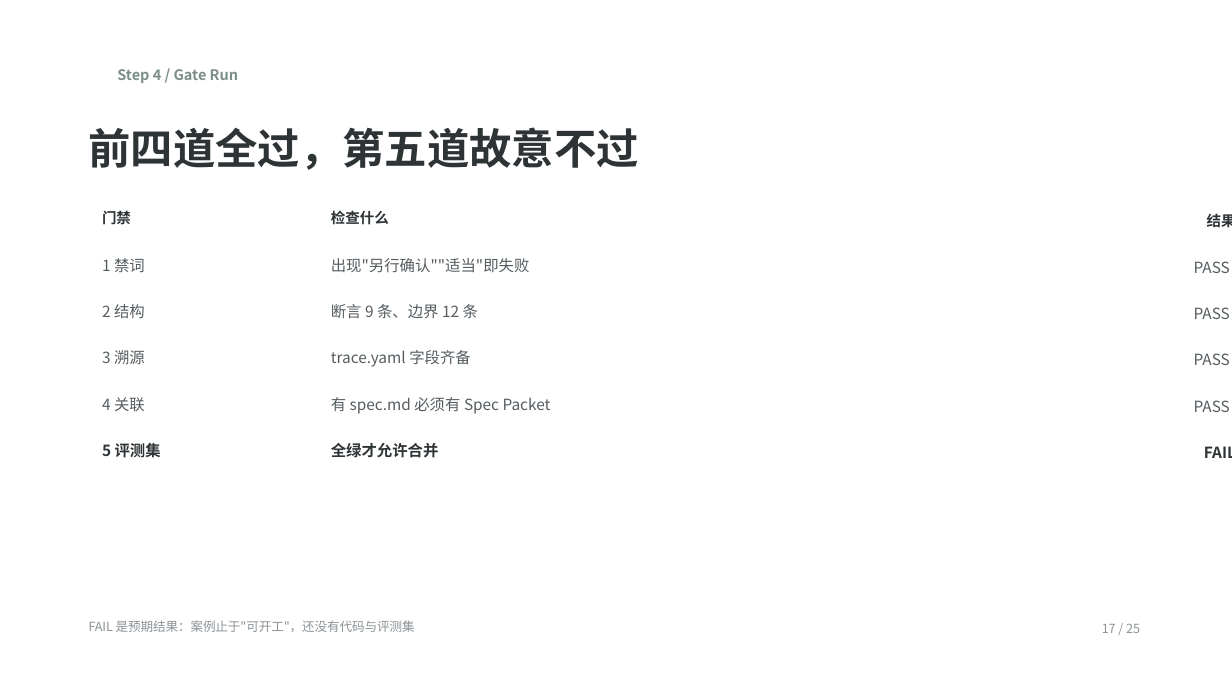
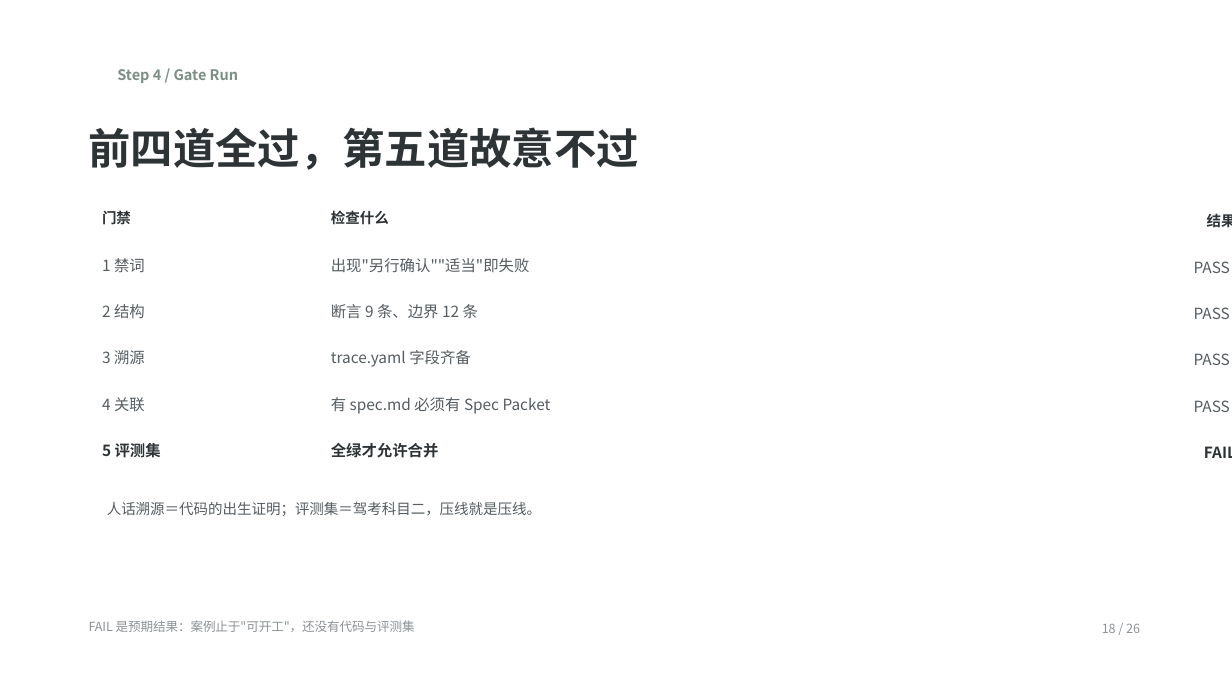
Before and after one commit to aoyousky/ai_project_platform, a slide deck: slide 18 of training/deck/deck.pptx (slide 17 before the commit). Drawn at 1232x693 pixels with LibreOffice and Linux fonts; fonts in the diff are those of the drawing; background and template pictures are left out. Boxes give left, top, right and bottom in pixels: in the first picture for what was removed or moved away, otherwise in the second. Text is boxed around its words. In the diff, an @@ line names an element or a change of style, - is before the commit and + after.

```diff
--- a/training/deck/deck.pptx
+++ b/training/deck/deck.pptx
@@ text added at bbox=[107, 502, 541, 516], 11.2 pt, text #565D61 @@
+人话溯源＝代码的出生证明；评测集＝驾考科目二，压线就是压线。
@@ text at bbox=[1102, 624, 1140, 633]: text changed @@
-17 / 25
+18 / 26
```
Also in this commit, not shown: 12 other slides changed, 1 slide added, 15 other files.
